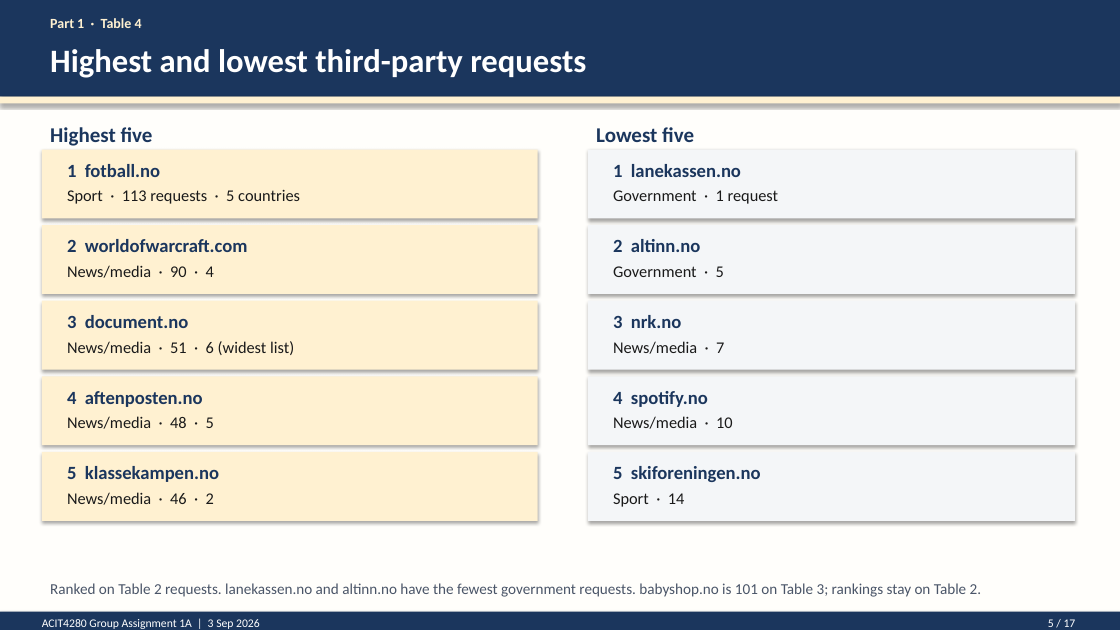
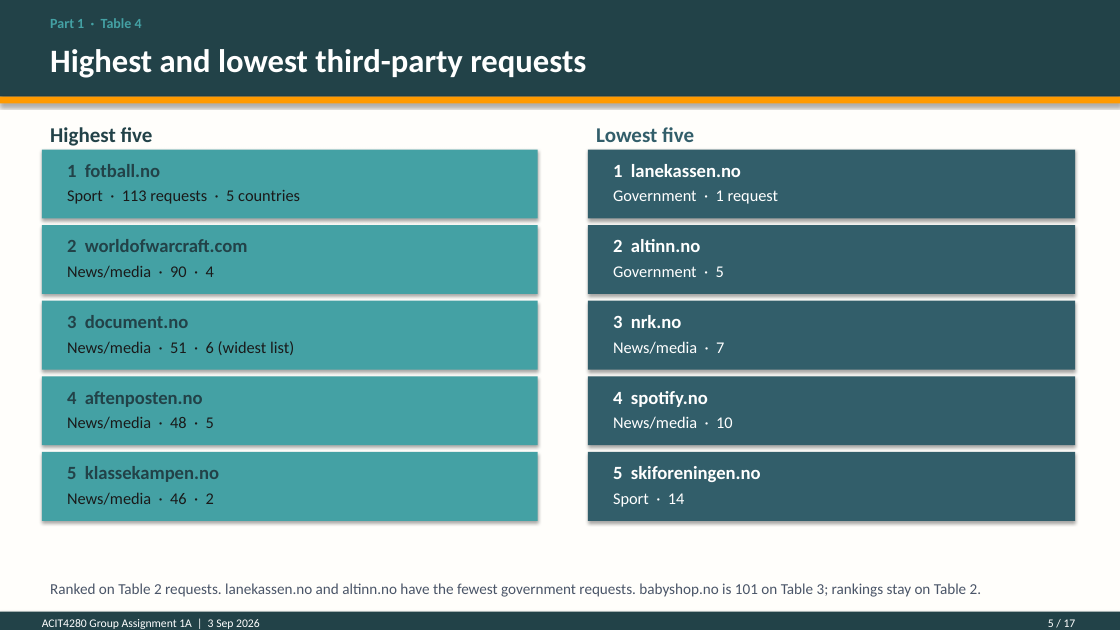
Before and after one commit to kasa031/Bacheloroppgave, a slide deck: slide 5 of ACIT4280_1A_presentation.pptx. Drawn at 1120x630 pixels with LibreOffice and Linux fonts; fonts in the diff are those of the drawing. Boxes give left, top, right and bottom in pixels: in the first picture for what was removed or moved away, otherwise in the second. Text is boxed around its words. In the diff, an @@ line names an element or a change of style, - is before the commit and + after.

```diff
--- a/ACIT4280_1A_presentation.pptx
+++ b/ACIT4280_1A_presentation.pptx
@@ rectangle at (0,0,1120,97): fill #1B365D to #224248 @@
@@ text "Part 1 · Table 4" at (50,18,142,28): text colour #FFF1D1 to #44A1A4 @@
@@ rectangle at (0,97,1120,103): fill #FFF1D1 to #FF9A00 @@
@@ text "Lowest five" at (596,127,694,142): text colour #1B365D to #325E6A @@
@@ fill #FFF1D1 to #44A1A4 in 5 elements at (42,150,538,218), (42,225,538,294), (42,301,538,370), (42,376,538,445), (42,452,538,521) @@
@@ text colour #1B365D to #224248 in 6 elements at (50,127,153,146), (67,164,160,177), (67,239,248,252), (67,315,188,328), (67,391,203,407), (67,466,219,482) @@
@@ fill #F4F6F8 to #325E6A in 5 elements at (588,150,1075,218), (588,225,1075,294), (588,301,1075,370), (588,376,1075,445), (588,452,1075,521) @@
@@ text colour #1B365D to #FFFFFF in 5 elements at (613,164,741,177), (613,239,701,252), (613,315,681,328), (613,391,708,407), (613,466,761,482) @@
@@ text colour #1A1A1A to #FFFFFF in 5 elements at (613,190,779,204), (613,266,724,277), (613,341,724,354), (613,416,733,429), (613,493,685,507) @@
@@ rectangle at (0,612,1120,630): fill #1B365D to #224248 @@
```
Also in this commit, not shown: 16 other slides changed, 4 other files.
